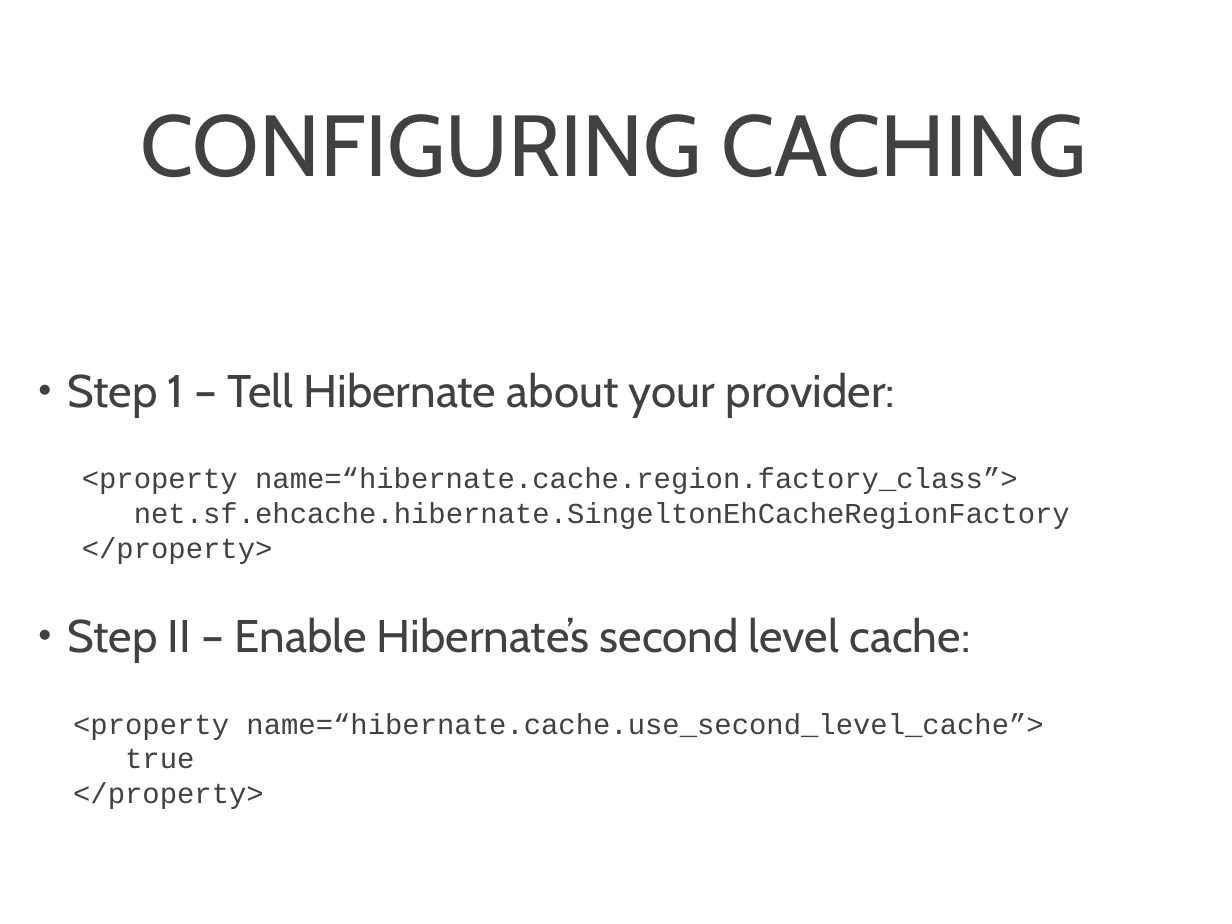
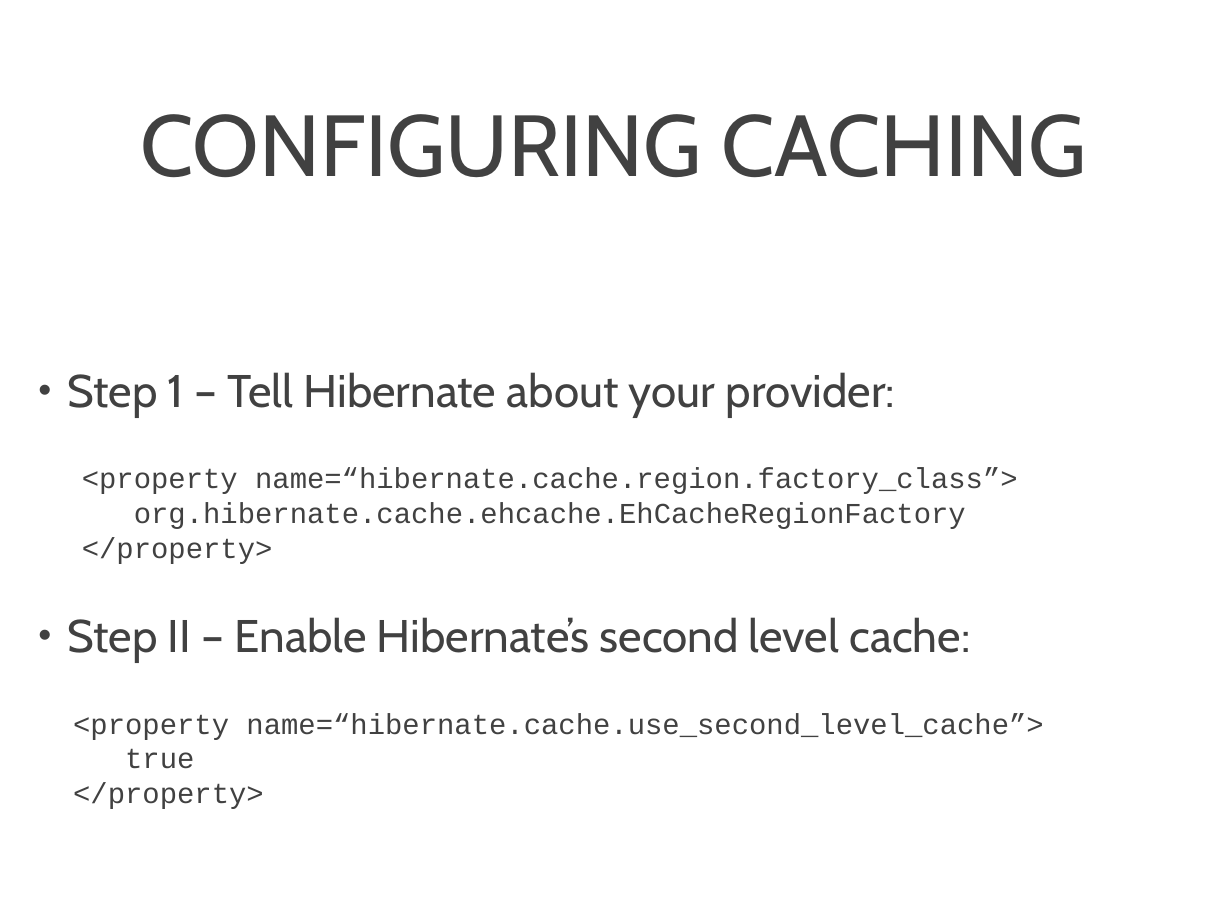
Before and after one commit to Pharhotep19/DePaul-Hibernate, a slide deck: slide 31 of Hibernate4/Hibernate4.ppt. Drawn at 1232x924 pixels with LibreOffice and Linux fonts; fonts in the diff are those of the drawing; background and template pictures are left out. Boxes give left, top, right and bottom in pixels: in the first picture for what was removed or moved away, otherwise in the second. Text is boxed around its words. In the diff, an @@ line names an element or a change of style, - is before the commit and + after.

Commit message:
Updated deck about EhCache and removed old config file

```diff
--- a/Hibernate4/Hibernate4.ppt
+++ b/Hibernate4/Hibernate4.ppt
@@ text at box(134, 502, 966, 529): text changed @@
-  net.sf.ehcache.hibernate.SingeltonEhCacheRegionFactory
+  org.hibernate.cache.ehcache.EhCacheRegionFactory
```
Also in this commit, not shown: 3 slides removed, 1 other file.
